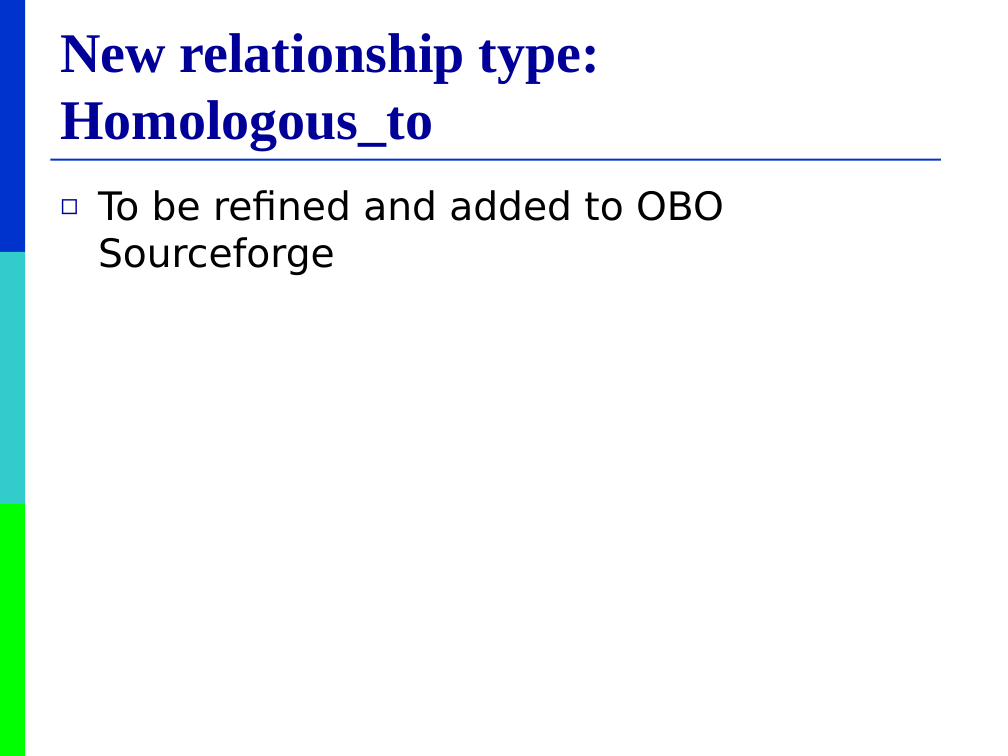
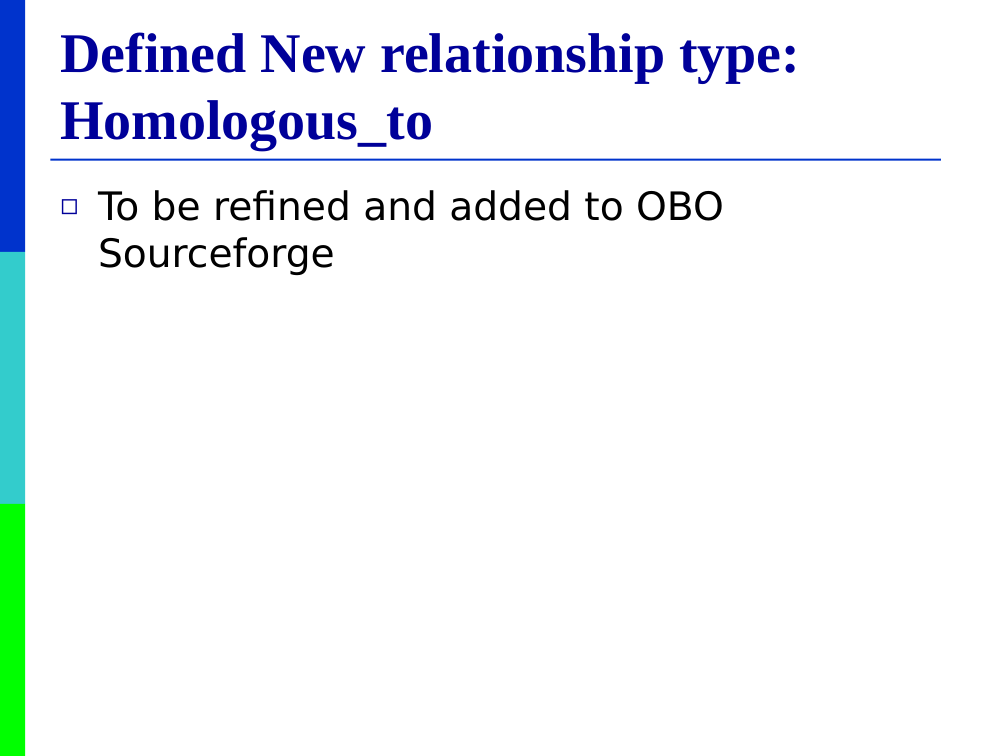
Before and after one commit to phenoscape/phenoscape-wiki, a slide deck: slide 18 of wiki/Mabee_presentation_to_NESCent.ppt. Drawn at 1008x756 pixels with LibreOffice and Linux fonts; fonts in the diff are those of the drawing. Boxes give left, top, right and bottom in pixels: in the first picture for what was removed or moved away, otherwise in the second. Text is boxed around its words. In the diff, an @@ line names an element or a change of style, - is before the commit and + after.

```diff
--- a/wiki/Mabee_presentation_to_NESCent.ppt
+++ b/wiki/Mabee_presentation_to_NESCent.ppt
@@ title at (60, 32, 800, 150): text changed @@
-New relationship type: Homologous_to
+Defined New relationship type: Homologous_to
```
Also in this commit, not shown: 1 other slide changed.
